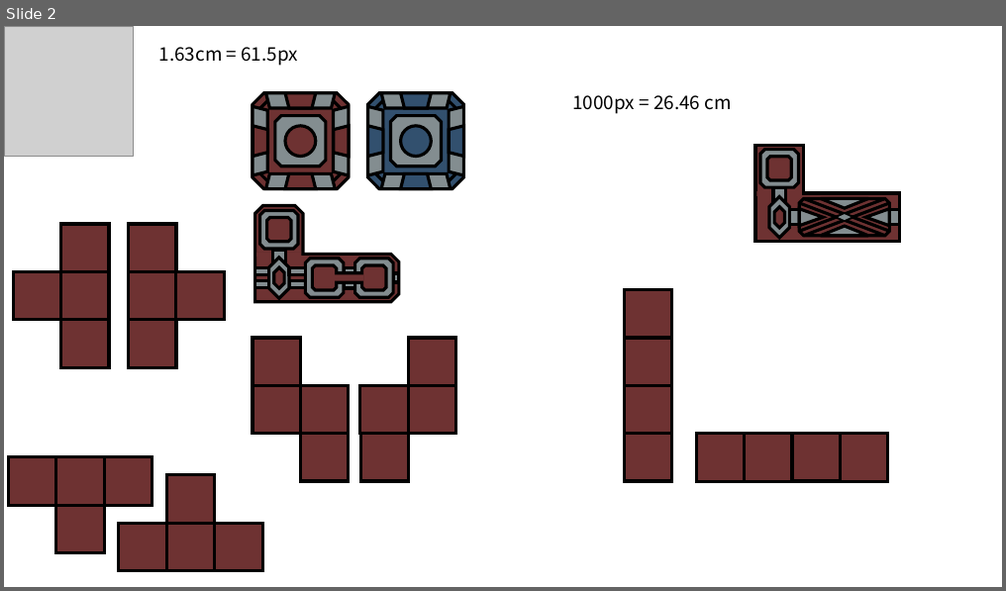
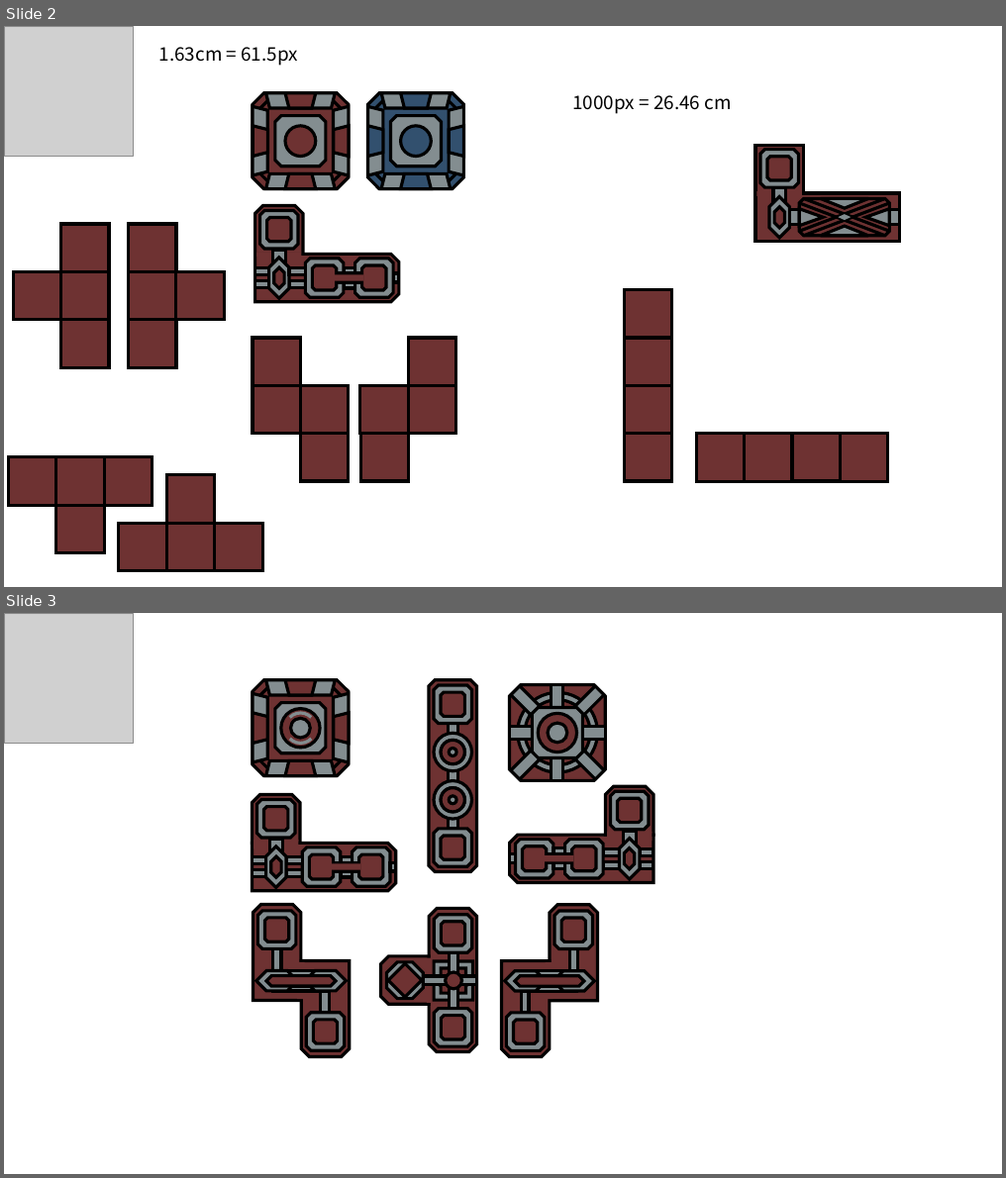
Before and after one commit to simplex3510/GeoStrike, a slide deck: 이미지 리소스 제작용.pptx. Shown one above the other, each under a label of ours: slide 2 before the commit, slides 2 and 3 after it. The pictures are 1006x591 and 1006x1178 pixels, drawn with LibreOffice and Linux fonts; fonts in the diff are those of the drawing; grey boxes stand for pictures. Boxes give left, top, right and bottom in pixels: in the first picture for what was removed or moved away, otherwise in the second. Text is boxed around its words. In the diff, an @@ line names an element or a change of style, - is before the commit and + after.

```diff
--- a/이미지 리소스 제작용.pptx
+++ b/이미지 리소스 제작용.pptx
@@ slide 3 added at (4, 613, 1002, 1174), background #FFFFFF @@
@@ picture added at (4, 613, 134, 744) @@
@@ group added at (252, 680, 349, 776): 8 trapezoids, 4 lines, 2 octagons, 2 ellipses, 2 arc (boxed as its full ellipse)s @@
@@ group added at (509, 685, 606, 780): 4 rectangles, 2 octagons, 2 ellipses, 1 donut @@
@@ group added at (429, 680, 476, 872): 5 octagons, 4 donuts, 1 rectangle @@
@@ group added at (509, 786, 653, 882): 10 rectangles, 6 octagons, 4 snip same rects @@
@@ group added at (252, 795, 396, 891): 10 rectangles, 6 octagons, 4 snip same rects @@
@@ group added at (253, 905, 350, 1057): 5 snip same rects, 5 rectangles, 4 octagons @@
@@ group added at (380, 909, 477, 1053): 5 octagons, 4 half frames, 3 rectangles, 2 snip same rects, 1 diamond, 1 ellipse @@
@@ group added at (502, 905, 598, 1057): 5 snip same rects, 5 rectangles, 4 octagons @@
```
Also in this commit, not shown: 1 slide removed, 1 other file.
